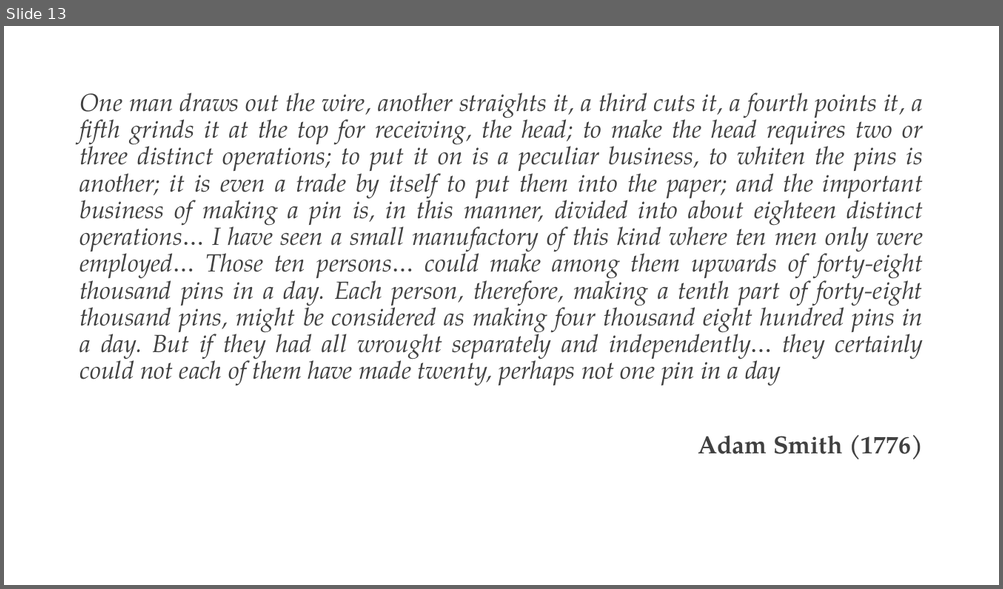
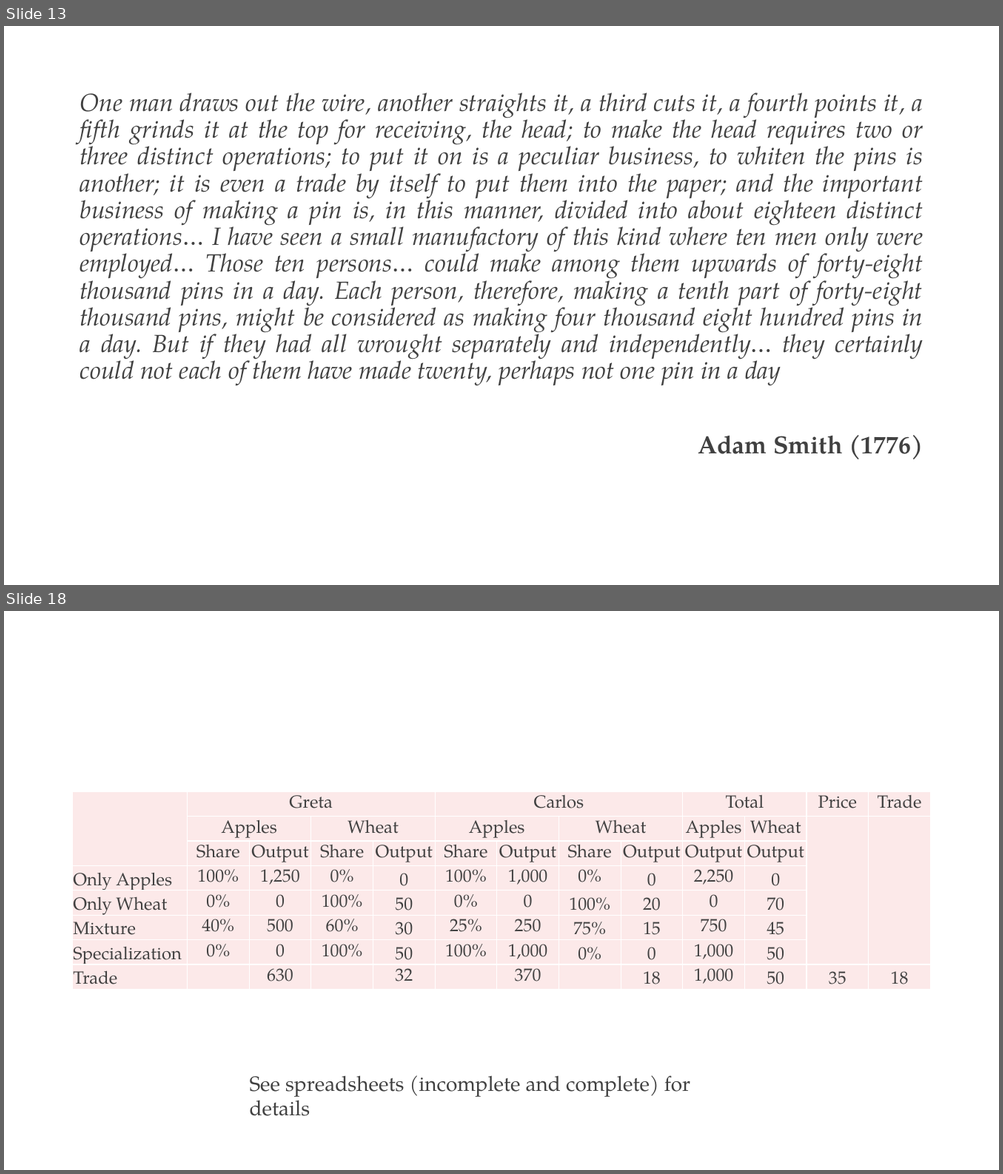
Before and after one commit to rs328/Slides-for-Principles, a slide deck: 02 Specialization and Trade.pptx. Shown one above the other, each under a label of ours: slide 13 before the commit, slides 13 and 18 after it; the slides between them are not shown. The pictures are 1003x589 and 1003x1174 pixels, drawn with LibreOffice and Linux fonts; fonts in the diff are those of the drawing. Boxes give left, top, right and bottom in pixels: in the first picture for what was removed or moved away, otherwise in the second. Text is boxed around its words. In the diff, an @@ line names an element or a change of style, - is before the commit and + after.

```diff
--- a/02 Specialization and Trade.pptx
+++ b/02 Specialization and Trade.pptx
@@ slide 18 added at (x1=4, y1=611, x2=999, y2=1170), background #FFFFFF @@
@@ table added at (x1=73, y1=792, x2=930, y2=989), 8 rows, 13 columns @@
+ | Greta |  |  |  | Carlos |  |  |  | Total |  | Price | Trade
+ | Apples |  | Wheat |  | Apples |  | Wheat |  | Apples | Wheat |  | 
+ | Share | Output | Share | Output | Share | Output | Share | Output | Output | Output |  | 
+Only Apples | 100% | 1,250 | 0% | 0 | 100% | 1,000 | 0% | 0 | 2,250 | 0 |  | 
+Only Wheat | 0% | 0 | 100% | 50 | 0% | 0 | 100% | 20 | 0 | 70 |  | 
+Mixture | 40% | 500 | 60% | 30 | 25% | 250 | 75% | 15 | 750 | 45 |  | 
+Specialization | 0% | 0 | 100% | 50 | 100% | 1,000 | 0% | 0 | 1,000 | 50 |  | 
+Trade |  | 630 |  | 32 |  | 370 |  | 18 | 1,000 | 50 | 35 | 18
@@ text added at (x1=250, y1=1076, x2=690, y2=1116), 20 pt, text #414141 @@
+See spreadsheets (incomplete and complete) for details
```
Also in this commit, not shown: 10 slides changed, 2 other slides added, 1 slide removed, 2 other files.
